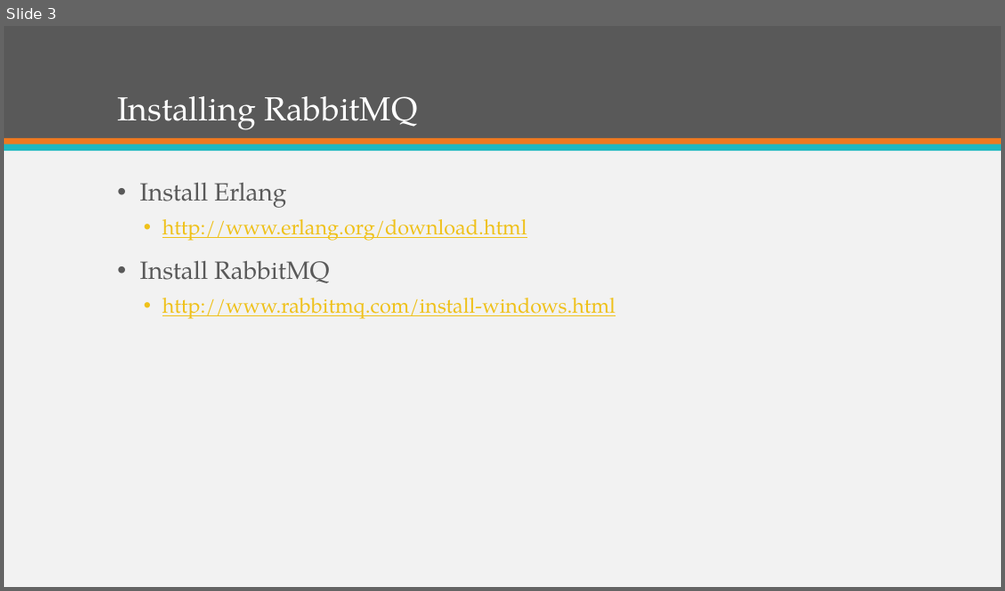
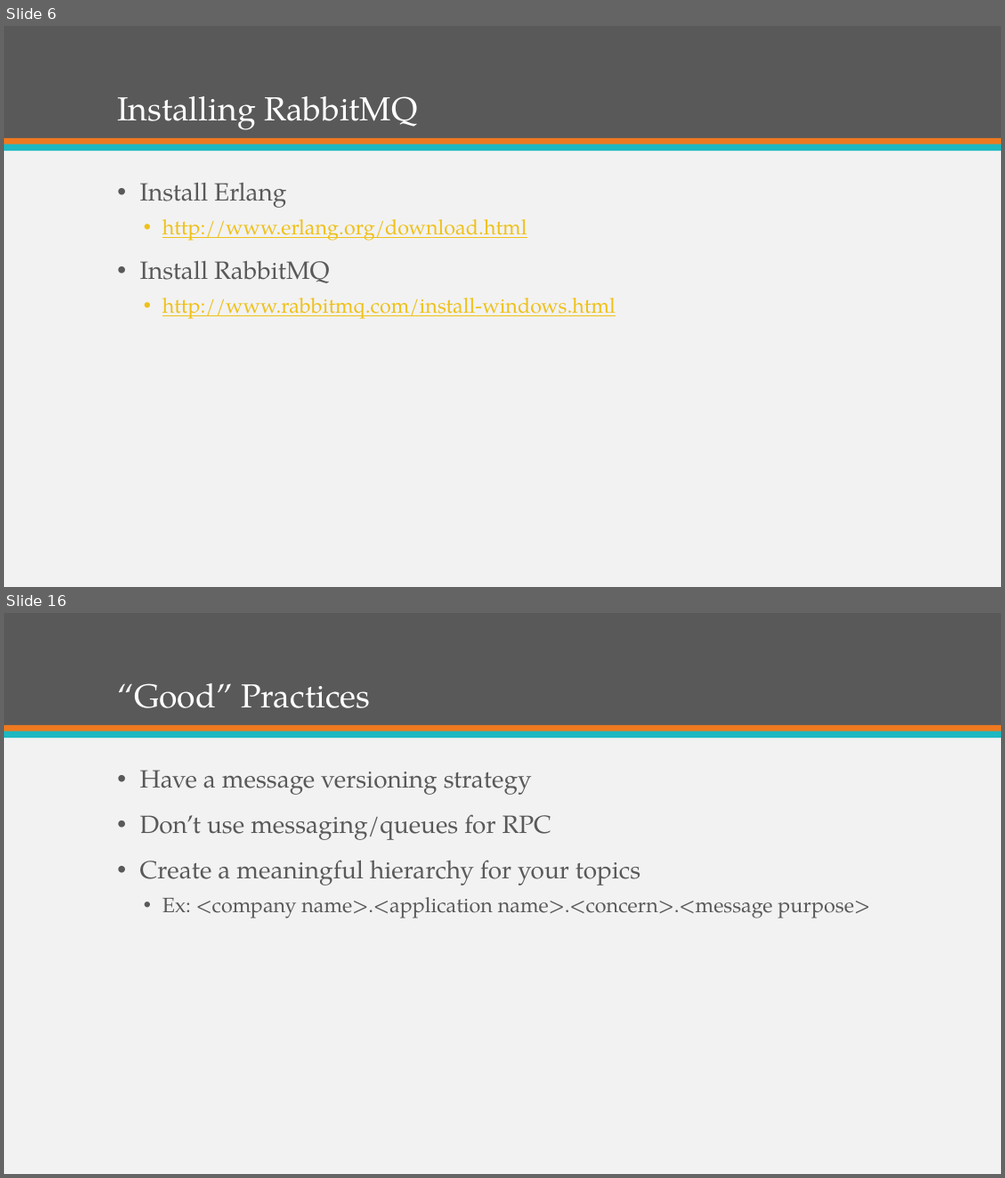
Before and after one commit to ekepes/Presentations, a slide deck: BreakingDownComplexSystemswithRabbitMQ/Breaking Down Complex Systems with RabbitMQ.pptx. Shown one above the other, each under a label of ours: slide 3 before the commit, slides 6 and 16 after it; the slides between them are not shown. The pictures are 1005x591 and 1005x1178 pixels, drawn with LibreOffice and Linux fonts; fonts in the diff are those of the drawing. Boxes give left, top, right and bottom in pixels: in the first picture for what was removed or moved away, otherwise in the second. Text is boxed around its words. In the diff, an @@ line names an element or a change of style, - is before the commit and + after.

Commit message:
Pub/Sub Topic example

```diff
--- a/BreakingDownComplexSystemswithRabbitMQ/Breaking Down Complex Systems with RabbitMQ.pptx
+++ b/BreakingDownComplexSystemswithRabbitMQ/Breaking Down Complex Systems with RabbitMQ.pptx
@@ slide 16 added at bbox=[4, 613, 1001, 1174], background #F2F2F2; not listed: 3 template elements that a slide beside it also shows @@
@@ title added at bbox=[117, 683, 370, 708], 32 pt, text #FFFFFF @@
+“Good” Practices
@@ text added at bbox=[140, 770, 869, 918], 24 pt, text #595959 @@
+• Have a message versioning strategy
+• Don’t use messaging/queues for RPC
+• Create a meaningful hierarchy for your topics
+  • Ex: <company name>.<application name>.<concern>.<message purpose>
@@ what was slide 3 is now slide 6 @@
```
Also in this commit, not shown: 2 slides changed, 20 other slides added, 16 other files.
